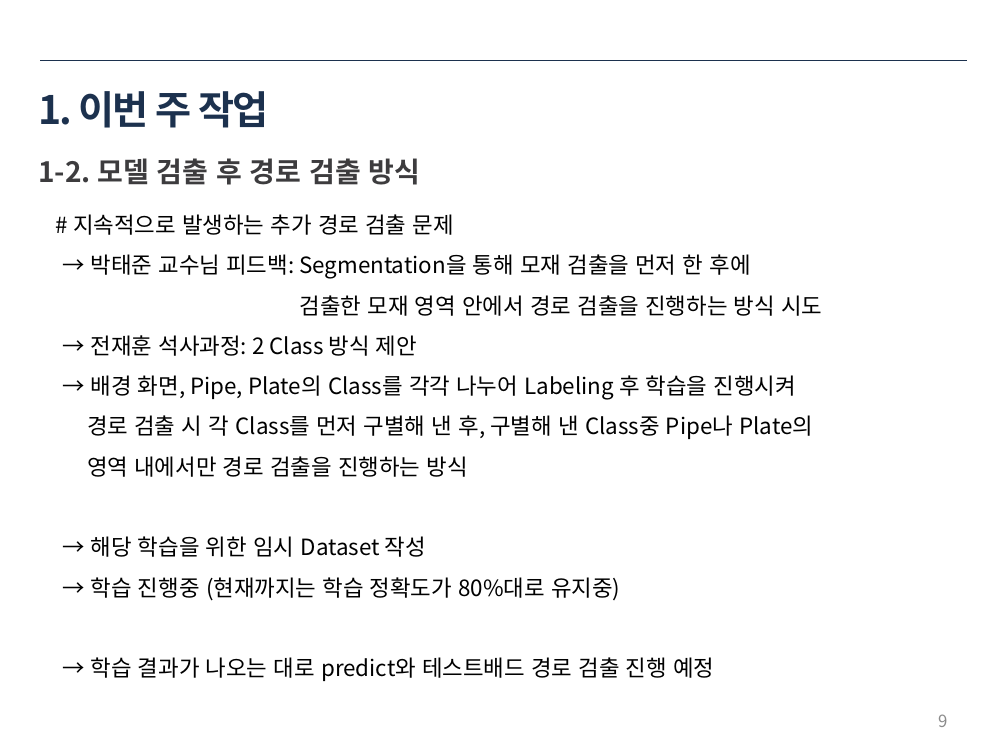
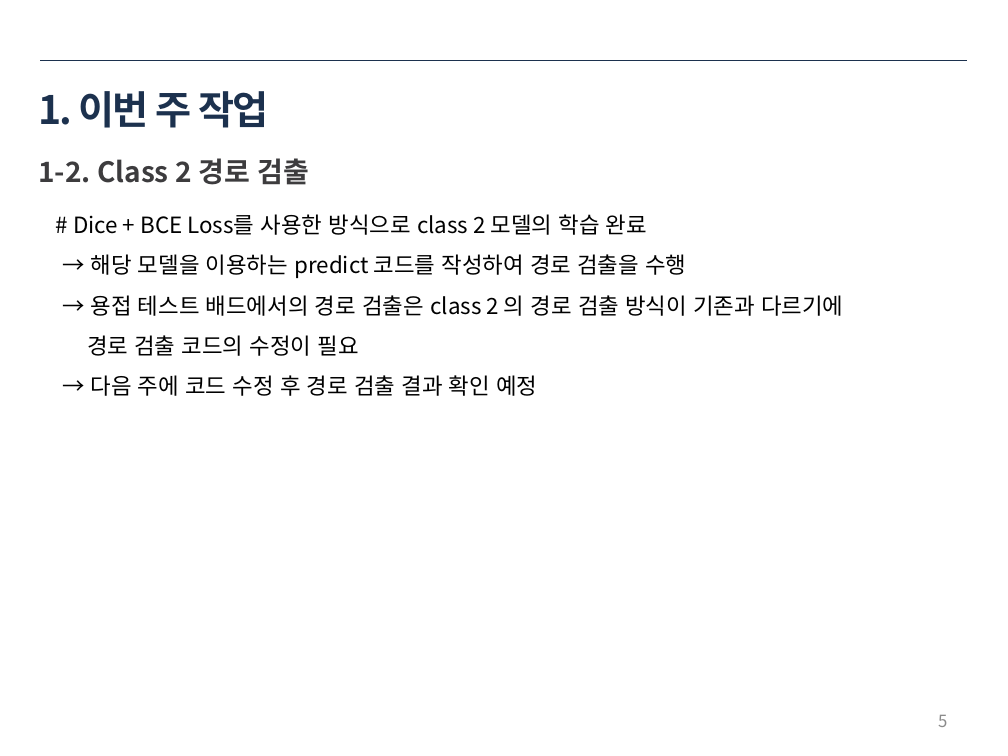
Before and after one commit to ssh6189/2022.01.15, a slide deck: slide 5 of 2022년 1월 15일 용접자동화로봇.pptx (slide 9 before the commit). Drawn at 1008x756 pixels with LibreOffice and Linux fonts; fonts in the diff are those of the drawing. Boxes give left, top, right and bottom in pixels: in the first picture for what was removed or moved away, otherwise in the second. Text is boxed around its words. In the diff, an @@ line names an element or a change of style, - is before the commit and + after.

```diff
--- a/2022년 1월 15일 용접자동화로봇.pptx
+++ b/2022년 1월 15일 용접자동화로봇.pptx
@@ text at (x1=38, y1=158, x2=310, y2=185): text changed @@
-1-2. 모델 검출 후 경로 검출 방식
+1-2. Class 2 경로 검출
@@ text at (x1=73, y1=214, x2=843, y2=396): text changed @@
-# 지속적으로 발생하는 추가 경로 검출 문제
-→ 박태준 교수님 피드백: Segmentation을 통해 모재 검출을 먼저 한 후에
-검출한 모재 영역 안에서 경로 검출을 진행하는 방식 시도
-→ 전재훈 석사과정: 2 Class 방식 제안
-→ 배경 화면, Pipe, Plate의 Class를 각각 나누어 Labeling 후 학습을 진행시켜
-경로 검출 시 각 Class를 먼저 구별해 낸 후, 구별해 낸 Class중 Pipe나 Plate의
-영역 내에서만 경로 검출을 진행하는 방식
-→ 해당 학습을 위한 임시 Dataset 작성
-→ 학습 진행중 (현재까지는 학습 정확도가 80%대로 유지중)
-→ 학습 결과가 나오는 대로 predict와 테스트배드 경로 검출 진행 예정
+# Dice + BCE Loss를 사용한 방식으로 class 2 모델의 학습 완료
+→ 해당 모델을 이용하는 predict 코드를 작성하여 경로 검출을 수행
+→ 용접 테스트 배드에서의 경로 검출은 class 2 의 경로 검출 방식이 기존과 다르기에
+경로 검출 코드의 수정이 필요
+→ 다음 주에 코드 수정 후 경로 검출 결과 확인 예정
@@ page number at (x1=938, y1=715, x2=947, y2=727): text changed @@
-9
+5
```
Also in this commit, not shown: 3 other slides changed, 4 slides added, 11 slides removed, 1 other file.
